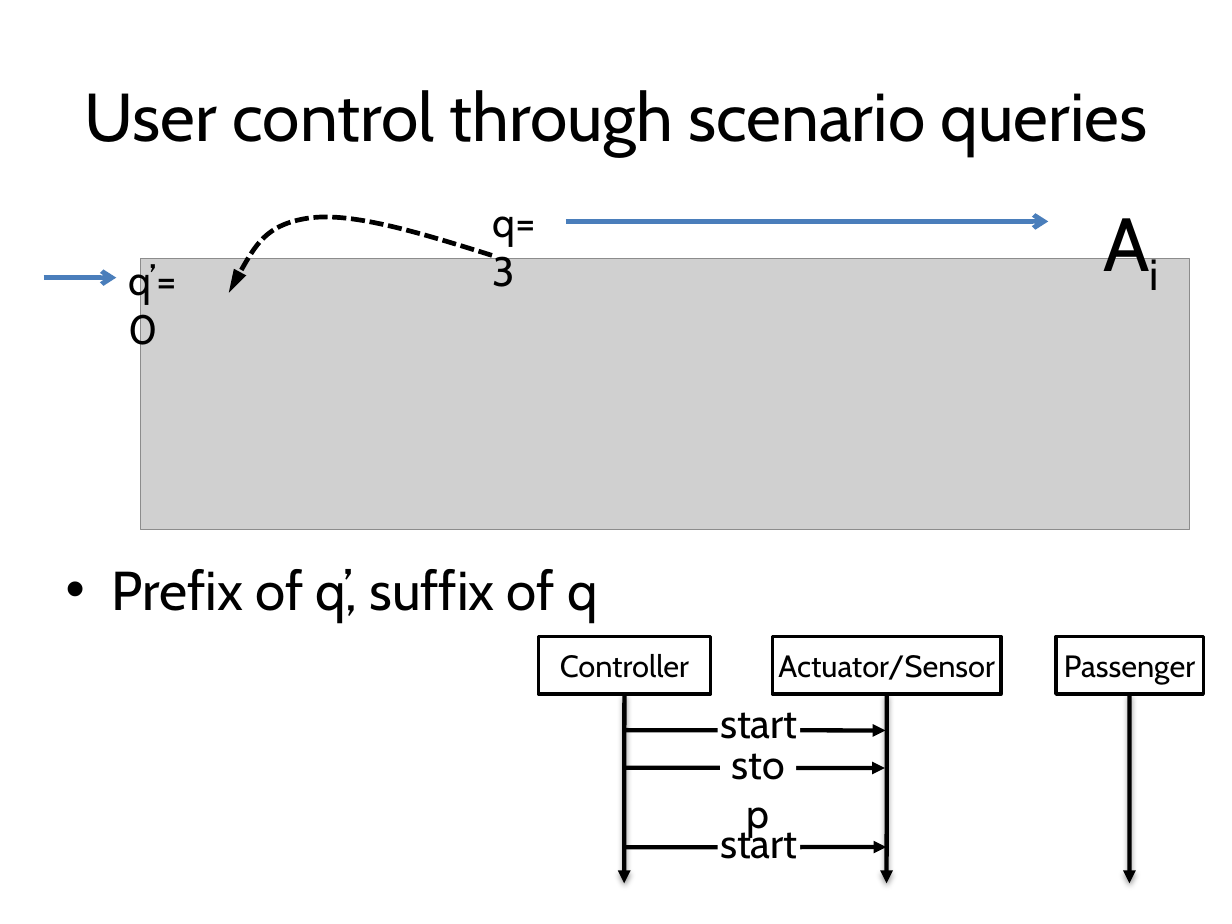
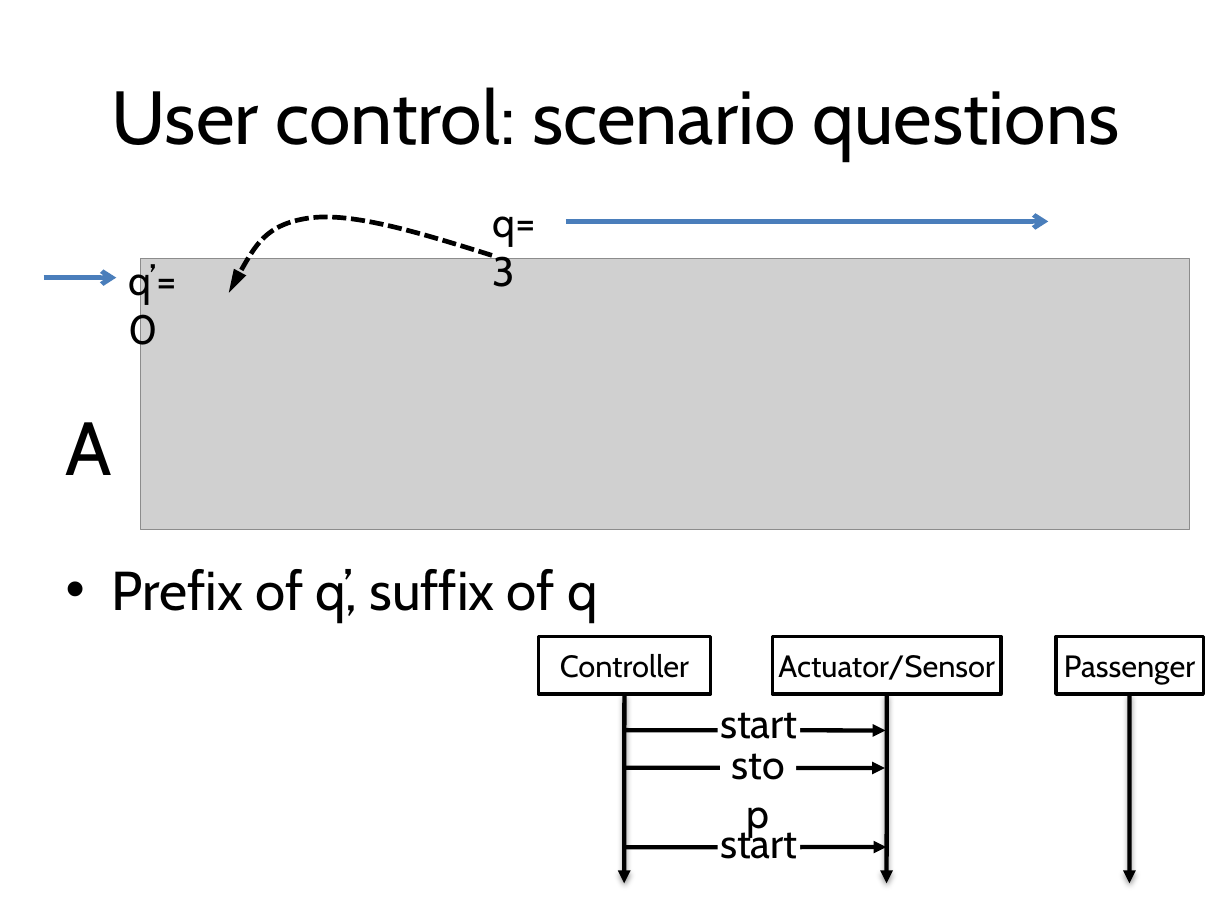
Before and after one commit to blambeau/phd, a slide deck: slide 44 of private-defense/slides.pptx (slide 41 before the commit). Drawn at 1232x924 pixels with LibreOffice and Linux fonts; fonts in the diff are those of the drawing; grey boxes stand for pictures. Boxes give left, top, right and bottom in pixels: in the first picture for what was removed or moved away, otherwise in the second. Text is boxed around its words. In the diff, an @@ line names an element or a change of style, - is before the commit and + after.

```diff
--- a/private-defense/slides.pptx
+++ b/private-defense/slides.pptx
@@ title at <box>111,87,1120,159</box>: text changed; size 39.6 to 44 pt @@
-User control through scenario queries
+User control: scenario questions
@@ text at <box>65,422,111,475</box>: text changed @@
-Ai
+A
```
Also in this commit, not shown: 18 other slides changed, 14 slides added, 23 slides removed, 14 other files.
